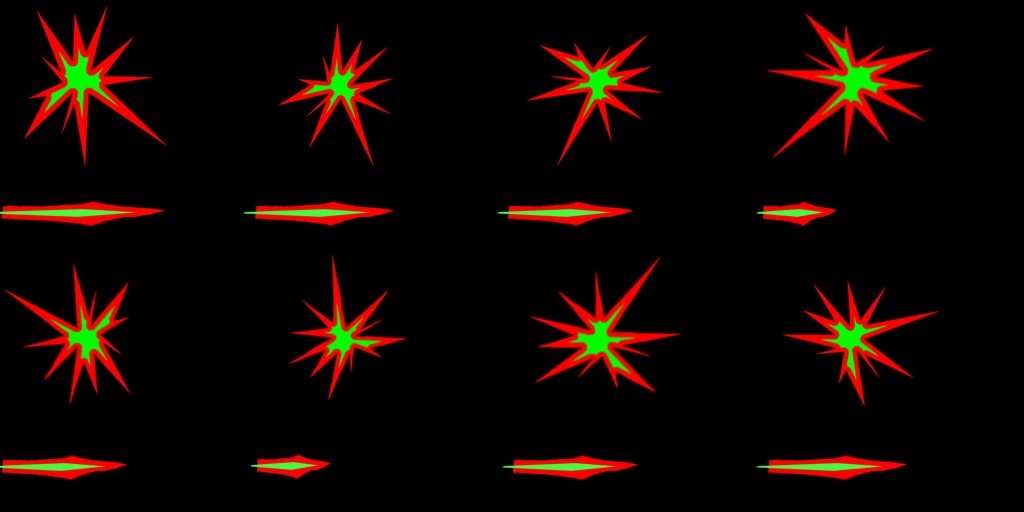
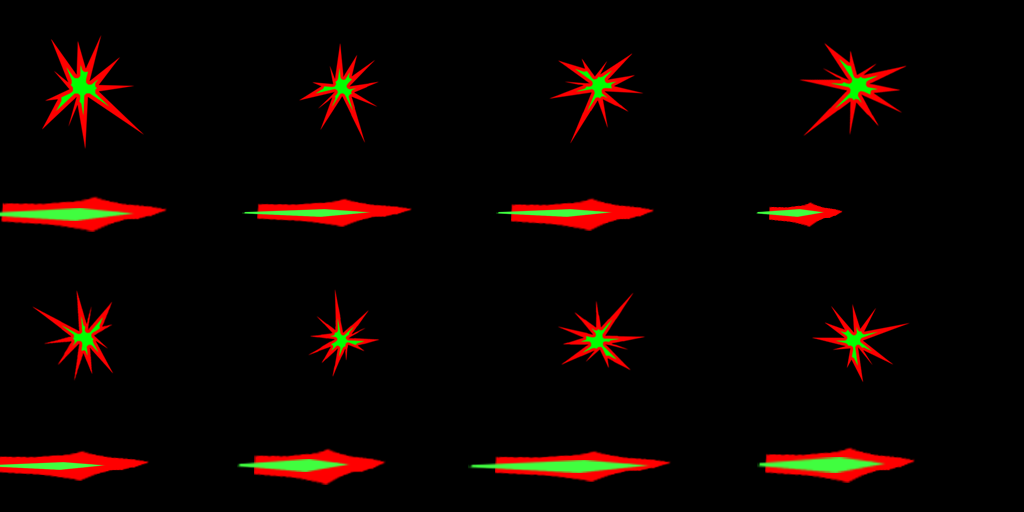
Layer changes from the first w=1024, h=512 image to the second:
painted on "Small copy 7" over [820, 316, 890, 381]
painted on "large copy 7" over [782, 280, 941, 407]
painted on "Small copy 6" over [567, 302, 637, 376]
painted on "large copy 6" over [528, 255, 682, 394]
painted on "Small copy 5" over [323, 302, 383, 368]
painted on "large copy 5" over [287, 254, 408, 401]
painted on "Small copy 4" over [49, 303, 116, 367]
painted on "large copy 4" over [3, 263, 131, 406]
painted on "Small copy 3" over [814, 36, 890, 117]
painted on "large copy 3" over [765, 12, 934, 159]
painted on "Small copy 2" over [564, 56, 625, 120]
painted on "large copy 2" over [526, 34, 664, 167]
painted on "Small copy" over [301, 58, 362, 121]
painted on "large copy" over [278, 22, 394, 167]
painted on "Small" (1st of 2, in "01") over [43, 46, 120, 120]
painted on "large" over [24, 5, 168, 167]
painted on "Large copy 4" over [765, 447, 915, 483]
painted on "Large copy 6" over [0, 450, 150, 481]
painted on "Large copy 7" over [254, 448, 386, 485]
painted on "Small copy 12" over [468, 460, 651, 473]
painted on "Large copy 5" over [495, 450, 672, 482]
painted on "Large copy 2" over [508, 197, 655, 231]
painted on "Large copy" over [255, 198, 412, 227]
painted on "Large" over [1, 196, 167, 232]
…and 5 more changes (2 moved_by, 3 painted)
